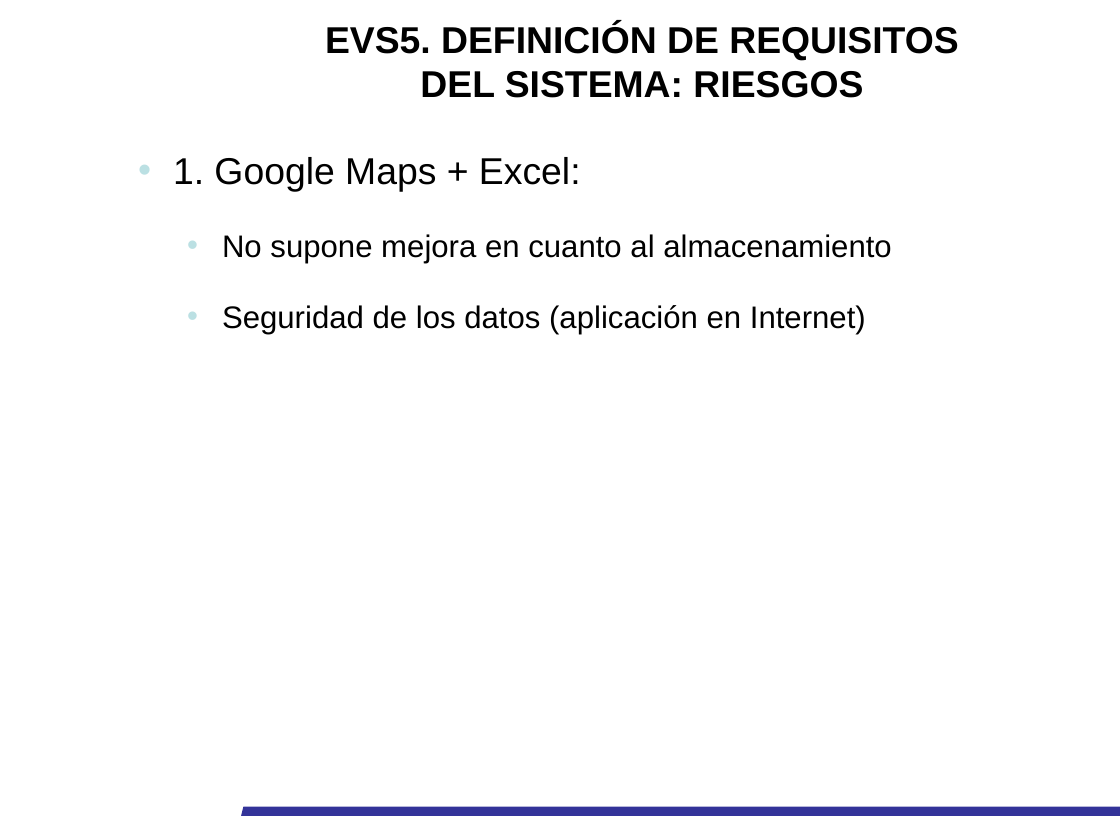
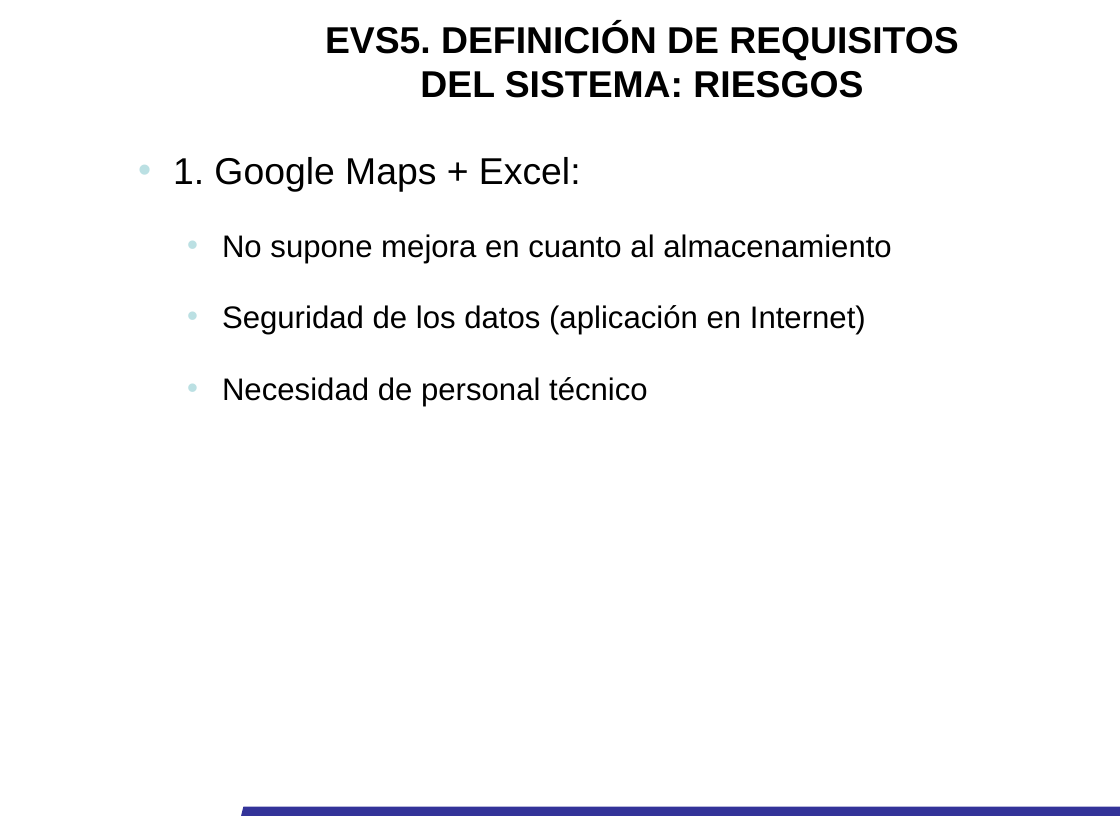
Before and after one commit to pquella/buscaminas, a slide deck: slide 15 of Docu elaborada/Presentación_EVS_UXOS_CENAD.pptx (slide 12 before the commit). Drawn at 1120x840 pixels with LibreOffice and Linux fonts; fonts in the diff are those of the drawing; background and template pictures are left out. Boxes give left, top, right and bottom in pixels: in the first picture for what was removed or moved away, otherwise in the second. Text is boxed around its words. In the diff, an @@ line names an element or a change of style, - is before the commit and + after.

```diff
--- a/Docu elaborada/Presentación_EVS_UXOS_CENAD.pptx
+++ b/Docu elaborada/Presentación_EVS_UXOS_CENAD.pptx
@@ text at <box>222,377,648,406</box>: paragraph added @@
+  • Necesidad de personal técnico
```
Also in this commit, not shown: 10 other slides changed, 4 slides added, 6 other files.
